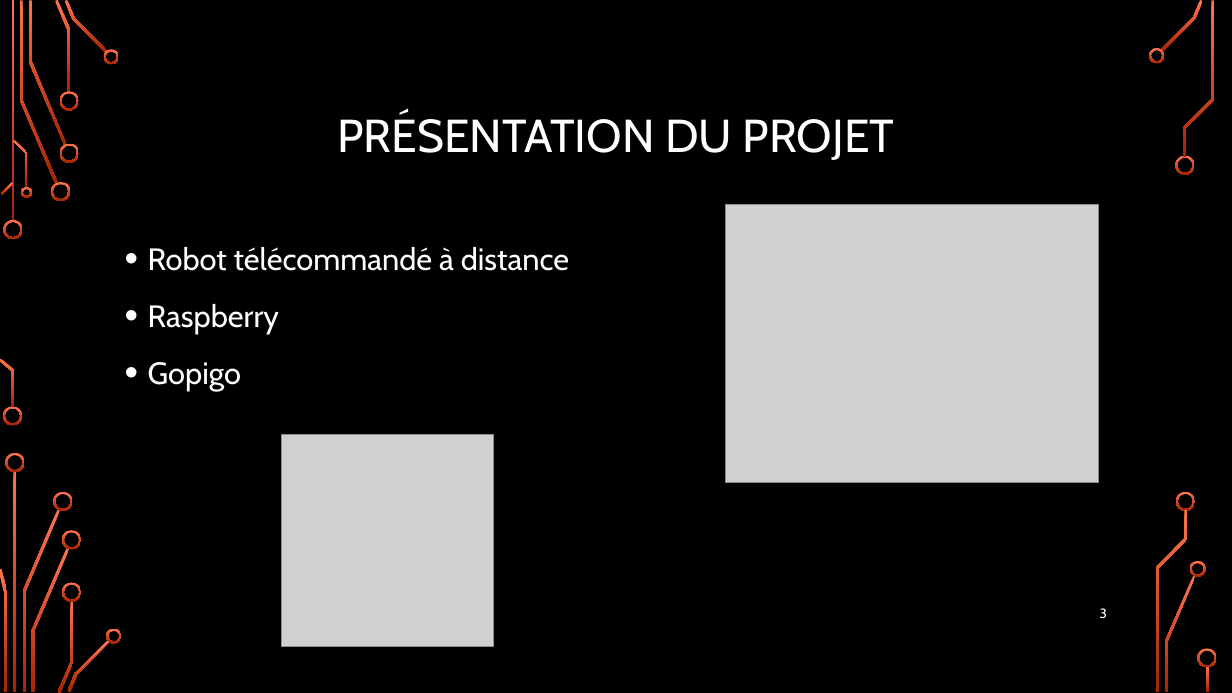
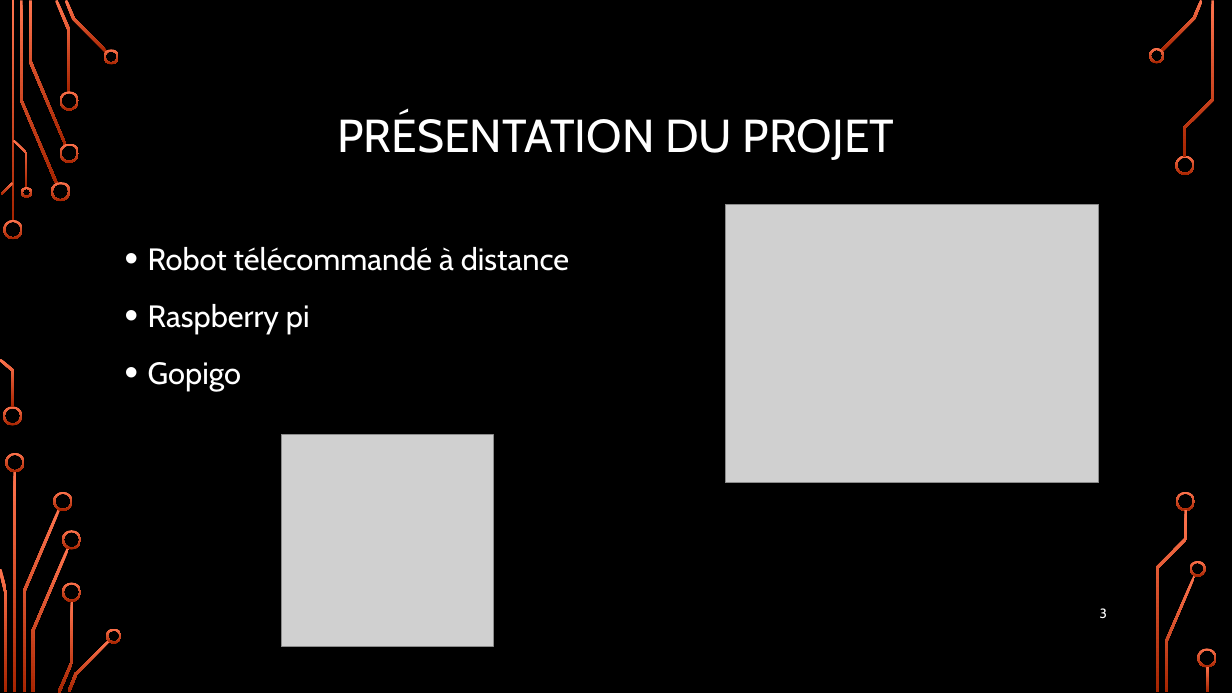
Before and after one commit to zipang29/gopiwan, a slide deck: slide 3 of Documents/diaporama_soutenance.pptx. Drawn at 1232x693 pixels with LibreOffice and Linux fonts; fonts in the diff are those of the drawing; grey boxes stand for pictures; background and template pictures are left out. Boxes give left, top, right and bottom in pixels: in the first picture for what was removed or moved away, otherwise in the second. Text is boxed around its words. In the diff, an @@ line names an element or a change of style, - is before the commit and + after.

```diff
--- a/Documents/diaporama_soutenance.pptx
+++ b/Documents/diaporama_soutenance.pptx
@@ text at (148,304,310,334): text changed @@
-• Raspberry
+• Raspberry pi
```
Also in this commit, not shown: 3 other slides changed.
